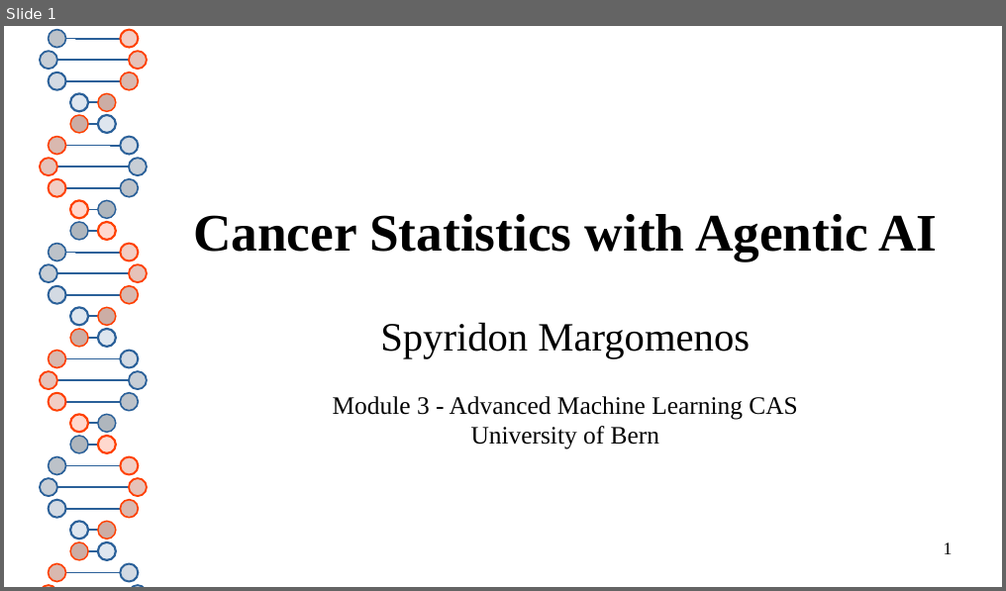
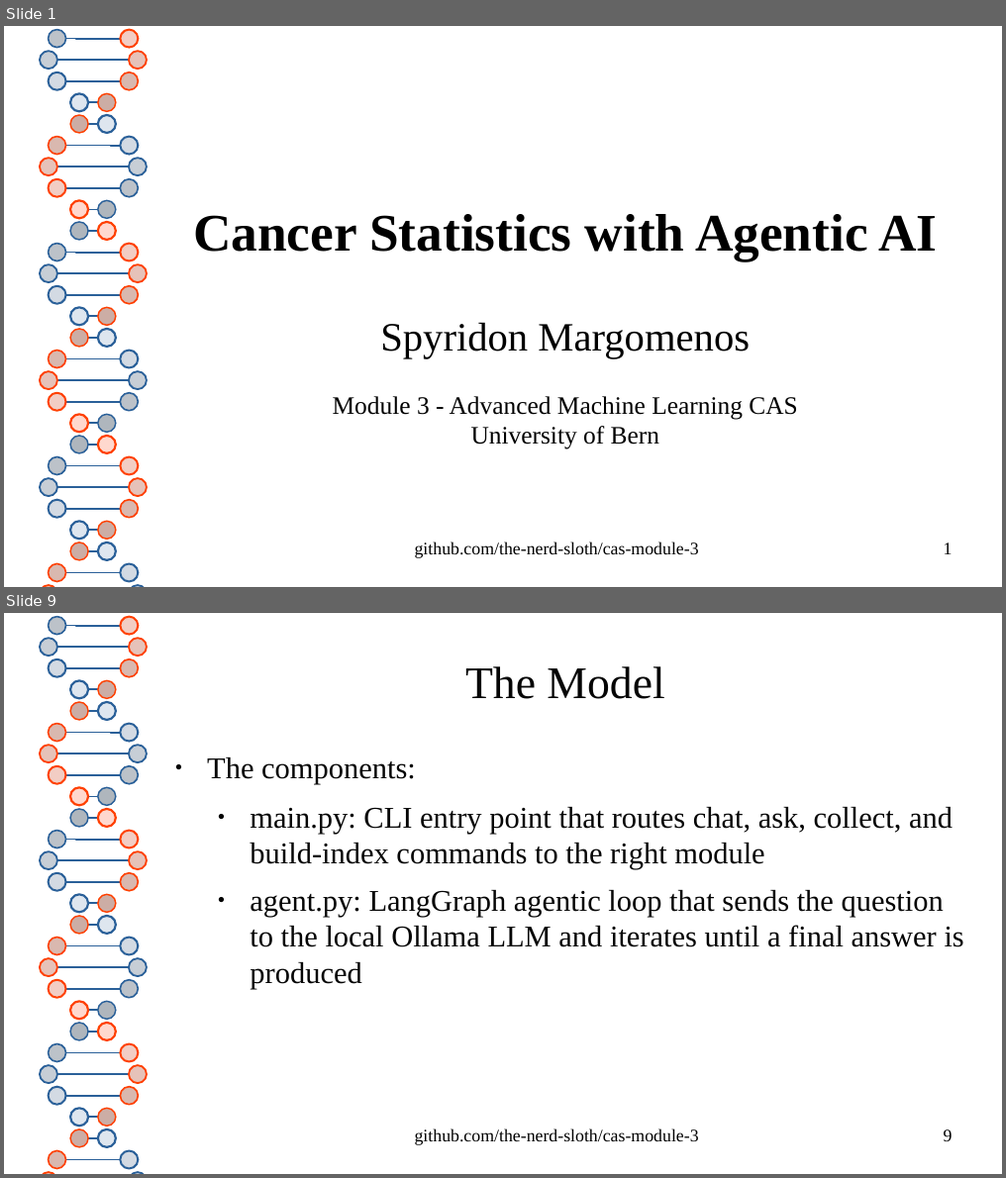
Before and after one commit to the-nerd-sloth/cas-module-3, a slide deck: presentation/agentic-cancer.odp. Shown one above the other, each under a label of ours: slide 1 before the commit, slides 1 and 9 after it; the slides between them are not shown. The pictures are 1006x591 and 1006x1178 pixels, drawn with LibreOffice and Linux fonts; fonts in the diff are those of the drawing. Boxes give left, top, right and bottom in pixels: in the first picture for what was removed or moved away, otherwise in the second. Text is boxed around its words. In the diff, an @@ line names an element or a change of style, - is before the commit and + after.

```diff
--- a/presentation/agentic-cancer.odp
+++ b/presentation/agentic-cancer.odp
@@ slide 9 added at [4, 613, 1002, 1174], background #FFFFFF; not listed: 80 template elements that a slide beside it also shows @@
@@ title added at [465, 666, 664, 699], 36 pt, text #050505 @@
+The Model
@@ text added at [207, 758, 964, 989], 24 pt, text #050505 @@
+● The components:
+  ● main.py: CLI entry point that routes chat, ask, collect, and build-index commands to the right module
+  ● agent.py: LangGraph agentic loop that sends the question to the local Ollama LLM and iterates until a final answer is produced
@@ text added at [415, 1129, 699, 1146], 14 pt, text #000000 @@
+github.com/the-nerd-sloth/cas-module-3
@@ page number added at [944, 1130, 952, 1142], 14 pt, text #000000 @@
+9
@@ slide 1 changed as well @@
@@ text added at [415, 542, 699, 559], 14 pt, text #000000 @@
+github.com/the-nerd-sloth/cas-module-3
```
Also in this commit, not shown: 14 other slides added, 1 slide removed, 1 other file.
